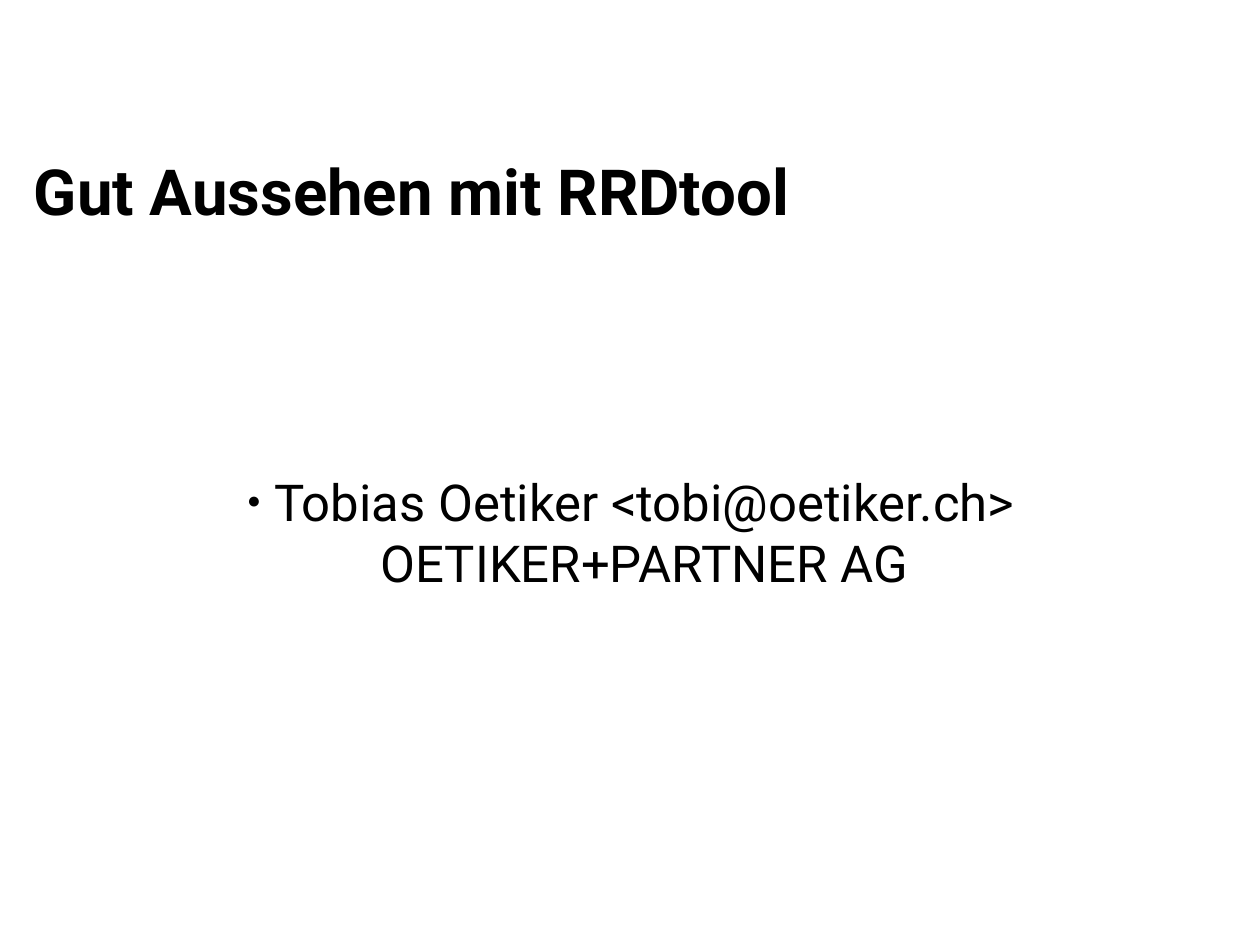
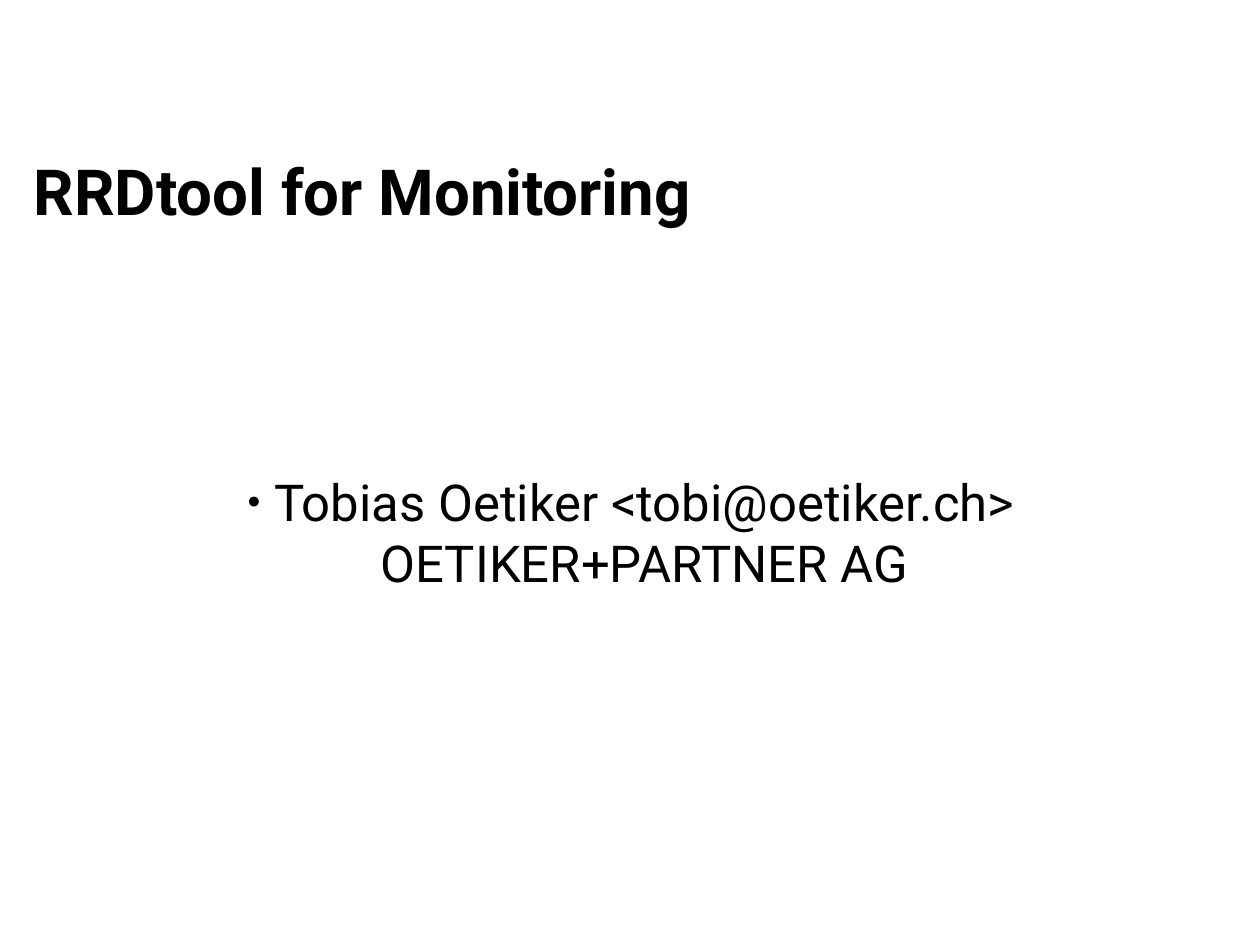
Before and after one commit to Distrotech/rrdtool, a slide deck: slide 1 of talks/opentuesday/rrd-intro.odp. Drawn at 1260x946 pixels with LibreOffice and Linux fonts; fonts in the diff are those of the drawing. Boxes give left, top, right and bottom in pixels: in the first picture for what was removed or moved away, otherwise in the second. Text is boxed around its words. In the diff, an @@ line names an element or a change of style, - is before the commit and + after.

```diff
--- a/talks/opentuesday/rrd-intro.odp
+++ b/talks/opentuesday/rrd-intro.odp
@@ title at (x1=34, y1=166, x2=691, y2=229): text changed @@
-Gut Aussehen mit RRDtool
+RRDtool for Monitoring
```
Also in this commit, not shown: 2 other slides changed, 1 slide added.
